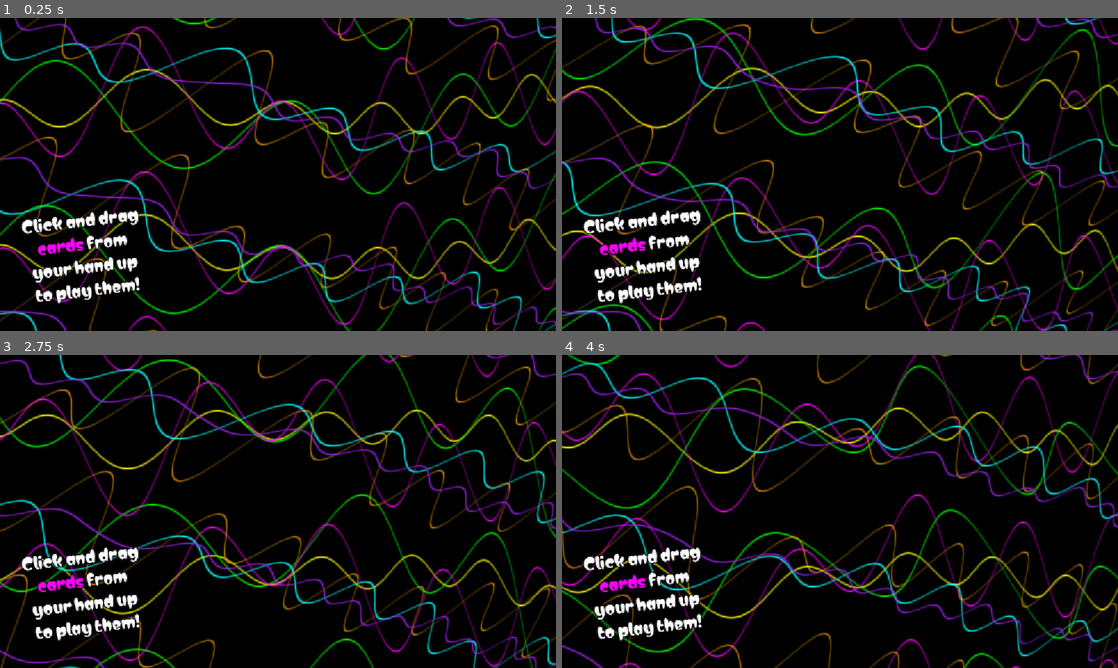
Above: before the commit, frames 1-4 (two rows, left to right).
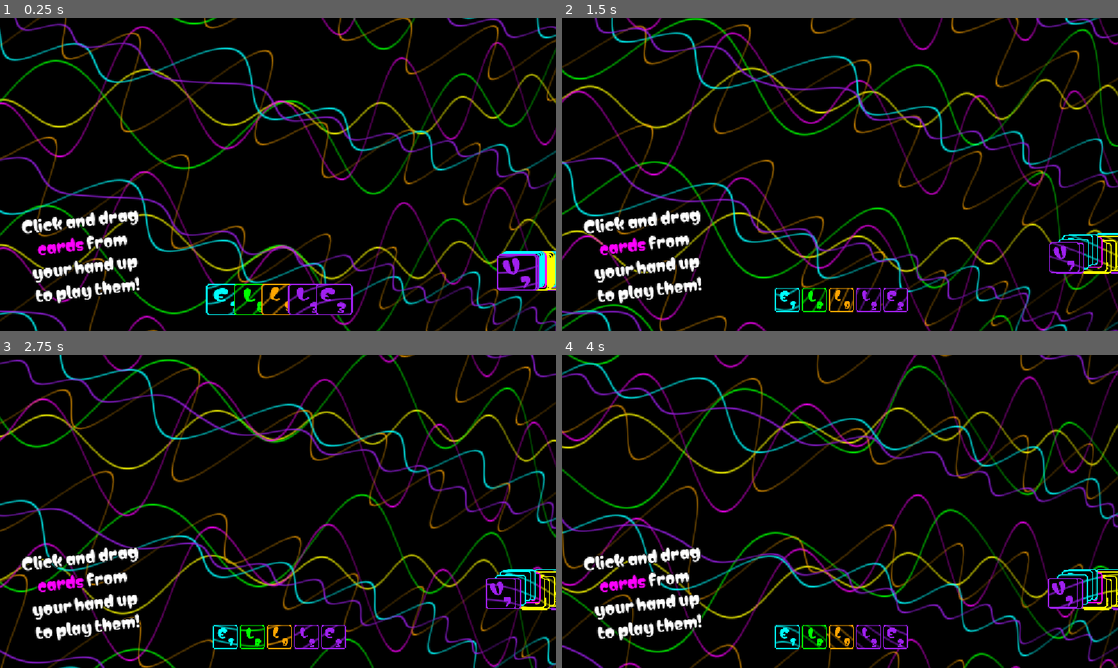
Above: after the commit, the same moments.

Repository: Alexzoin/GMTK2026
Game: Godot game, scene res://Scenes/game.tscn
The game is run twice, just before and just after one commit, with the same random seed, the same clock (stepped at 60 frames per second) and the same inputs. The engine's default icon, where the game draws it, is replaced by a stand-in: a white triangle on a blue panel in a dark square.
Inputs (mouse positions are in pixels of both pictures, inside the frame that each line leads up to):
- Up to frame 1 (0.25 s): no input
- Up to frame 2 (1.5 s): click (1117, 265) at 0.52 s; click (1112, 252) at 1.27 s
- Up to frame 3 (2.75 s): click (555, 586) at 2.02 s
- Up to frame 4 (4 s): click (1112, 583) at 2.77 s; click (1106, 586) at 3.52 s

The runs differ from the first frame. In frame 1, 2.1% of the frame differs, in the area x 37-100%, y 74-95%; in frame 2, 1.8%; in frame 3, 1.7%; in frame 4, 1.9%.
Error before the commit: Invalid call. Nonexistent function 'init_card' in base 'TextureButton (Item)'. (res://Scripts/card_manager.gd:50)

Commit message:
Day 2 finish

Diff:
--- a/Scenes/Items/base_item.tscn
+++ b/Scenes/Items/base_item.tscn
@@ -36,7 +36,7 @@
 [node name="Content" type="Node2D" parent="." unique_id=114111459]
 position = Vector2(64, 64)
 
-[node name="Score" type="RichTextLabel" parent="Content" unique_id=2018329301]
+[node name="Name" type="RichTextLabel" parent="Content" unique_id=2018329301]
 offset_left = -57.0
 offset_top = -136.0
 offset_right = 57.0
@@ -49,7 +49,7 @@
 theme_override_constants/outline_size = 8
 theme_override_fonts/normal_font = ExtResource("3_s1xv6")
 theme_override_font_sizes/normal_font_size = 51
-text = "999"
+text = "Item"
 scroll_active = false
 autowrap_mode = 0
 horizontal_alignment = 1
@@ -71,34 +71,3 @@
 [node name="Back" type="Sprite2D" parent="Content" unique_id=1326832101]
 visible = false
 texture = ExtResource("1_6xj51")
-
-[node name="Letter" type="RichTextLabel" parent="Content" unique_id=782596592]
-self_modulate = Color(1, 0, 1, 1)
-offset_left = -56.0
-offset_top = -78.0
-offset_right = 18.0
-offset_bottom = 13.0
-pivot_offset_ratio = Vector2(0.5, 0.5)
-mouse_filter = 2
-theme_override_fonts/normal_font = ExtResource("3_s1xv6")
-theme_override_font_sizes/normal_font_size = 65
-text = "W"
-scroll_active = false
-autowrap_mode = 0
-horizontal_alignment = 1
-vertical_alignment = 1
-
-[node name="Number" type="RichTextLabel" parent="Content" unique_id=985520281]
-self_modulate = Color(1, 0, 1, 1)
-offset_top = -13.0
-offset_right = 59.0
-offset_bottom = 57.0
-pivot_offset_ratio = Vector2(0.5, 0.5)
-mouse_filter = 2
-theme_override_fonts/normal_font = ExtResource("3_s1xv6")
-theme_override_font_sizes/normal_font_size = 51
-text = "9"
-scroll_active = false
-autowrap_mode = 0
-horizontal_alignment = 1
-vertical_alignment = 1
--- a/Scenes/card.tscn
+++ b/Scenes/card.tscn
@@ -1,7 +1,7 @@
 [gd_scene format=3 uid="uid://cbkulcdb3k8uy"]
 
 [ext_resource type="Texture2D" uid="uid://dia2bwgbyiu1k" path="res://Images/card_mask_128x128_ffffff (1).png" id="1_brehn"]
-[ext_resource type="Script" uid="uid://bg4remi438omw" path="res://Scripts/item_controller.gd" id="2_bnspj"]
+[ext_resource type="Script" uid="uid://gweyal8iqebd" path="res://Scripts/card_controller.gd" id="1_e6po8"]
 [ext_resource type="Texture2D" uid="uid://dul2gtpe82lb1" path="res://Images/card_mask_128x128_ffffff.png" id="2_wf8id"]
 [ext_resource type="Shader" uid="uid://b0rdg3mncddps" path="res://Shaders/waves.gdshader" id="3_bnspj"]
 [ext_resource type="Texture2D" uid="uid://c62cs0p6r37b0" path="res://Images/icon.svg" id="4_eumee"]
@@ -21,7 +21,7 @@
 shader_parameter/background_color = Color(0, 0, 0, 1)
 shader_parameter/smooth_edge = true
 
-[node name="Item" type="TextureButton" unique_id=1222626534]
+[node name="Card" type="TextureButton" unique_id=1222626534 node_paths=PackedStringArray("content", "letter_text", "number_text", "score_text", "card_image")]
 self_modulate = Color(1, 1, 1, 0)
 custom_minimum_size = Vector2(128, 128)
 offset_left = -64.0
@@ -31,12 +31,17 @@
 pivot_offset = Vector2(64, 64)
 focus_mode = 0
 texture_normal = ExtResource("2_wf8id")
-script = ExtResource("2_bnspj")
+script = ExtResource("1_e6po8")
+content = NodePath("Content")
+letter_text = NodePath("Content/Letter")
+number_text = NodePath("Content/Number")
+score_text = NodePath("Content/Score")
+card_image = NodePath("Content/Image")
 
 [node name="Content" type="Node2D" parent="." unique_id=114111459]
 position = Vector2(64, 64)
 
-[node name="Name" type="RichTextLabel" parent="Content" unique_id=2018329301]
+[node name="Score" type="RichTextLabel" parent="Content" unique_id=2018329301]
 offset_left = -57.0
 offset_top = -136.0
 offset_right = 57.0
@@ -49,7 +54,7 @@
 theme_override_constants/outline_size = 8
 theme_override_fonts/normal_font = ExtResource("6_bnspj")
 theme_override_font_sizes/normal_font_size = 51
-text = "Item"
+text = "999"
 scroll_active = false
 autowrap_mode = 0
 horizontal_alignment = 1
@@ -71,3 +76,34 @@
 [node name="Back" type="Sprite2D" parent="Content" unique_id=1326832101]
 visible = false
 texture = ExtResource("2_wf8id")
+
+[node name="Letter" type="RichTextLabel" parent="Content" unique_id=782596592]
+self_modulate = Color(1, 0, 1, 1)
+offset_left = -56.0
+offset_top = -78.0
+offset_right = 18.0
+offset_bottom = 13.0
+pivot_offset_ratio = Vector2(0.5, 0.5)
+mouse_filter = 2
+theme_override_fonts/normal_font = ExtResource("6_bnspj")
+theme_override_font_sizes/normal_font_size = 65
+text = "W"
+scroll_active = false
+autowrap_mode = 0
+horizontal_alignment = 1
+vertical_alignment = 1
+
+[node name="Number" type="RichTextLabel" parent="Content" unique_id=985520281]
+self_modulate = Color(1, 0, 1, 1)
+offset_top = -13.0
+offset_right = 59.0
+offset_bottom = 57.0
+pivot_offset_ratio = Vector2(0.5, 0.5)
+mouse_filter = 2
+theme_override_fonts/normal_font = ExtResource("6_bnspj")
+theme_override_font_sizes/normal_font_size = 51
+text = "9"
+scroll_active = false
+autowrap_mode = 0
+horizontal_alignment = 1
+vertical_alignment = 1
Not shown, added: export_presets.cfg
